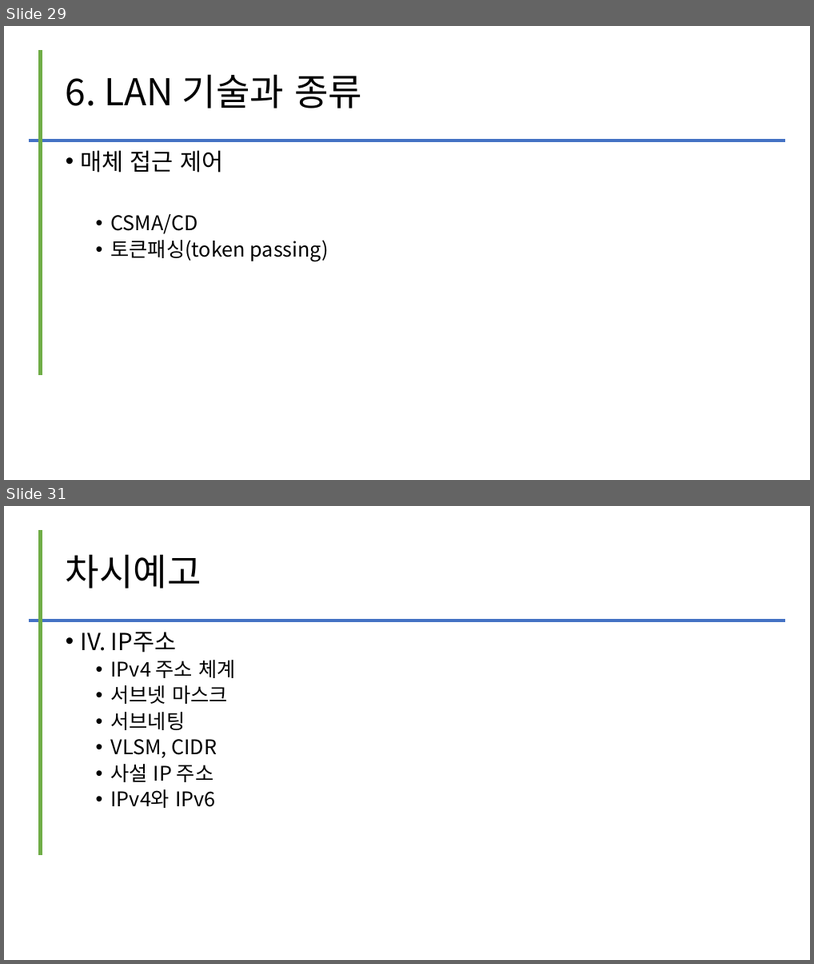
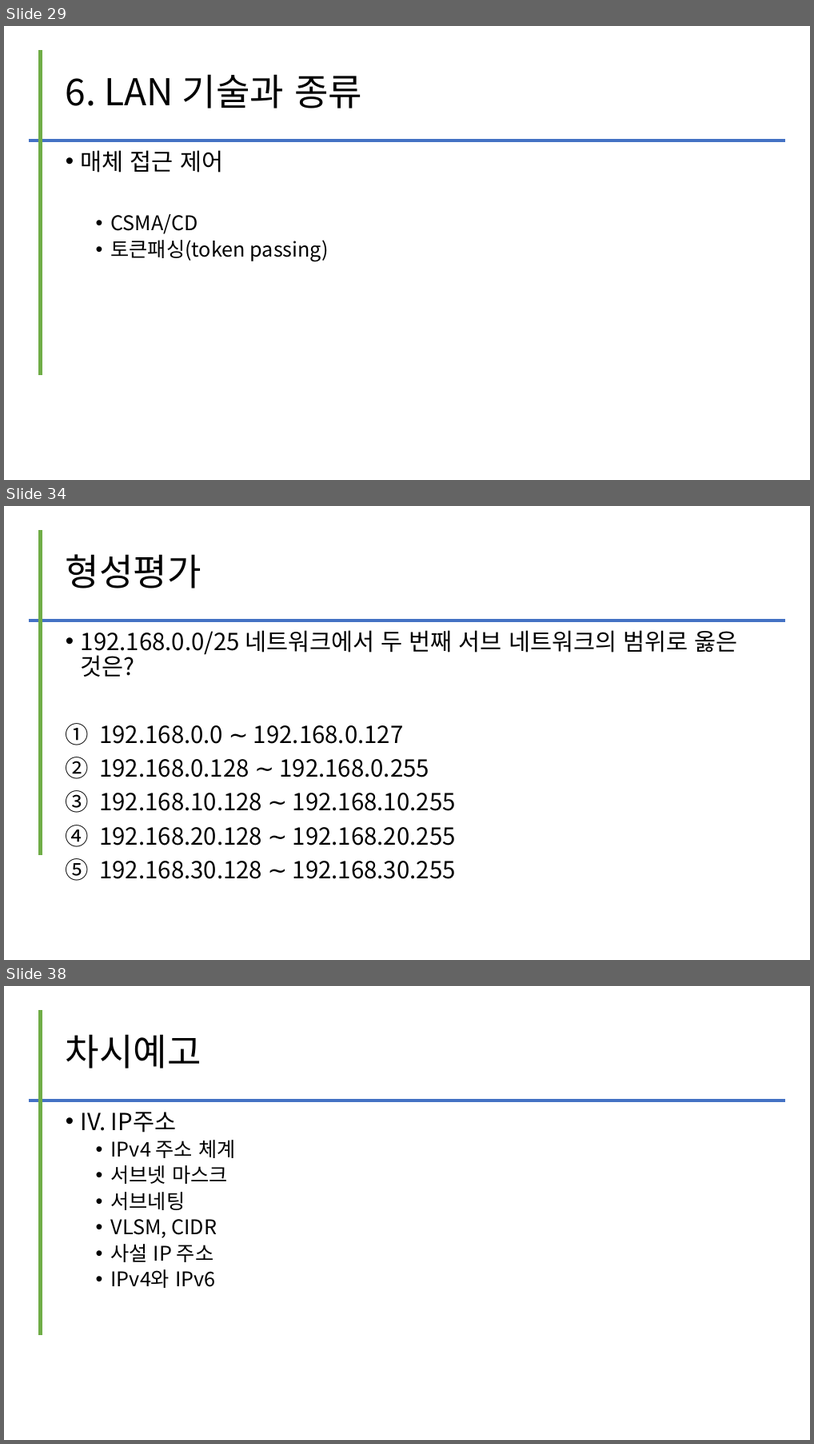
Before and after one commit to kig2929kig/2025-1-network, a slide deck: 컴퓨터 네트워크 - III. LAN.pptx. Shown one above the other, each under a label of ours: slides 29 and 31 before the commit, slides 29, 34 and 38 after it; the slides between them are not shown. The pictures are 814x964 and 814x1444 pixels, drawn with LibreOffice and Linux fonts; fonts in the diff are those of the drawing. Boxes give left, top, right and bottom in pixels: in the first picture for what was removed or moved away, otherwise in the second. Text is boxed around its words. In the diff, an @@ line names an element or a change of style, - is before the commit and + after.

```diff
--- a/컴퓨터 네트워크 - III. LAN.pptx
+++ b/컴퓨터 네트워크 - III. LAN.pptx
@@ slide 34 added at bbox=[4, 506, 810, 960], background #FFFFFF @@
@@ line added from (41, 530) to (41, 855), #70AD47 4.5 pt @@
@@ title added at bbox=[66, 554, 202, 588], 44 pt, text #000000 @@
+형성평가
@@ line added from (28, 620) to (786, 620), #4472C4 4.5 pt @@
@@ text added at bbox=[81, 630, 738, 879], 28 pt, text #000000 @@
+• 192.168.0.0/25 네트워크에서 두 번째 서브 네트워크의 범위로 옳은 것은?
+1. 192.168.0.0 ∼ 192.168.0.127
+2. 192.168.0.128 ∼ 192.168.0.255
+3. 192.168.10.128 ∼ 192.168.10.255
+4. 192.168.20.128 ∼ 192.168.20.255
+5. 192.168.30.128 ∼ 192.168.30.255
@@ what was slide 31 is now slide 38 @@
```
Also in this commit, not shown: 1 slide changed, 6 other slides added, 1 slide removed.
